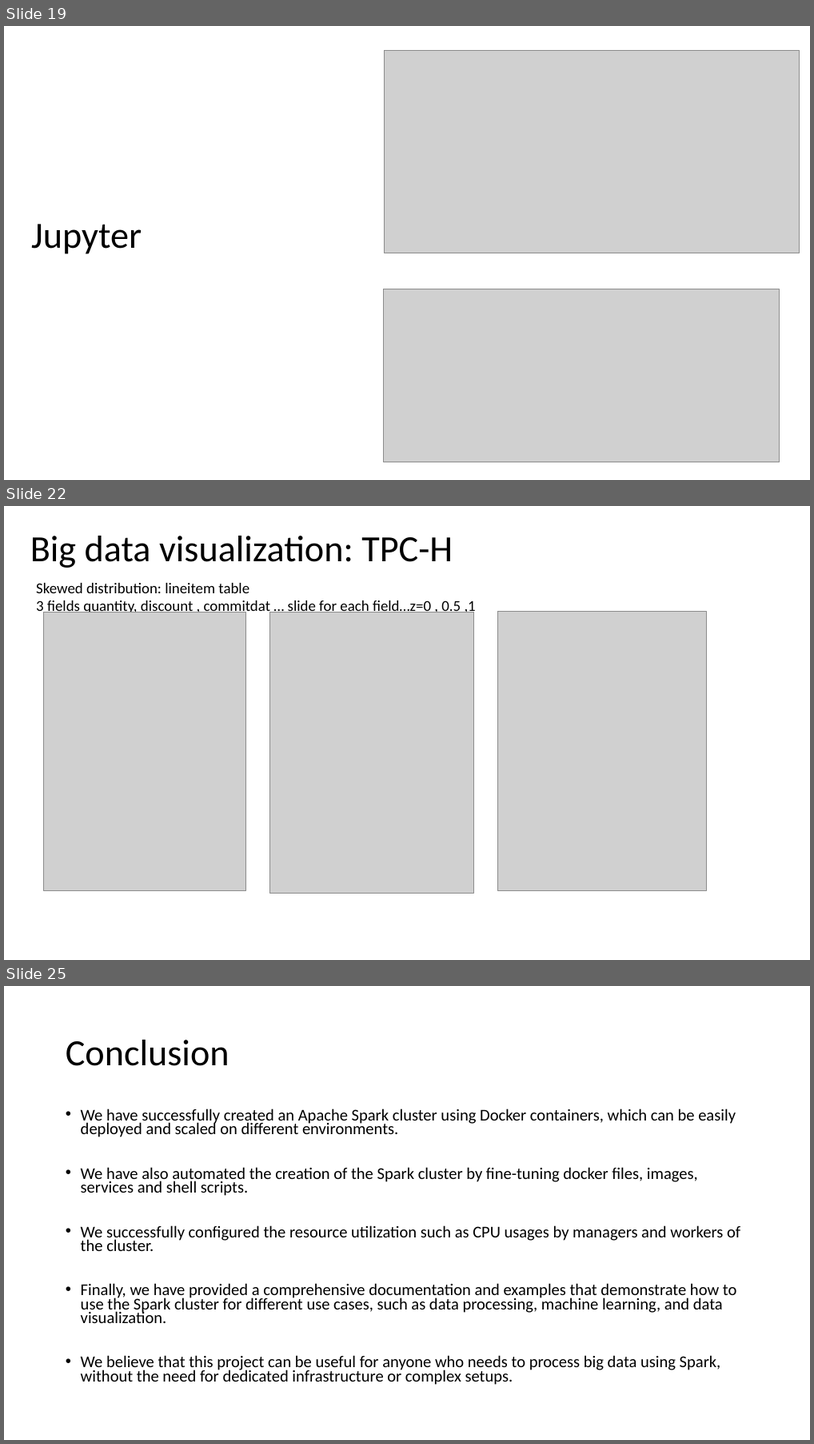
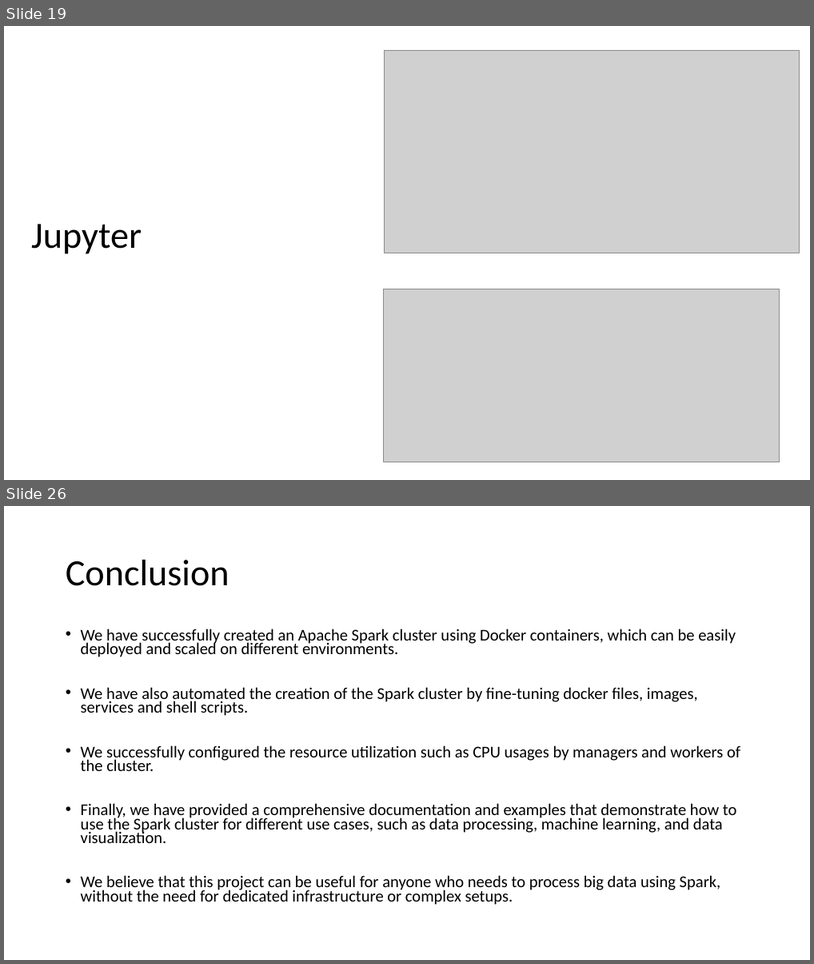
Before and after one commit to gprasad09/Apache-Spark-Cluster-Project, a slide deck: misc/ProjectReports-In progress/TermProject.pptx. Shown one above the other, each under a label of ours: slides 19, 22 and 25 before the commit, slides 19 and 26 after it; the slides between them are not shown. The pictures are 814x1444 and 814x964 pixels, drawn with LibreOffice and Linux fonts; fonts in the diff are those of the drawing; grey boxes stand for pictures. Boxes give left, top, right and bottom in pixels: in the first picture for what was removed or moved away, otherwise in the second. Text is boxed around its words. In the diff, an @@ line names an element or a change of style, - is before the commit and + after.

```diff
--- a/misc/ProjectReports-In progress/TermProject.pptx
+++ b/misc/ProjectReports-In progress/TermProject.pptx
@@ slide 22 removed at box(4, 506, 810, 960), background #FFFFFF @@
@@ title removed at box(30, 536, 453, 568) @@
-Big data visualization: TPC-H
@@ text removed at box(36, 583, 476, 616) @@
-Skewed distribution: lineitem table
-3 fields quantity, discount , commitdat … slide for each field…z=0 , 0.5 ,1
@@ picture removed at box(43, 612, 246, 890) @@
@@ picture removed at box(270, 612, 474, 893) @@
@@ picture removed at box(498, 612, 707, 890) @@
@@ what was slide 25 is now slide 26 @@
```
Also in this commit, not shown: 6 slides changed, 4 slides added, 2 other slides removed.
